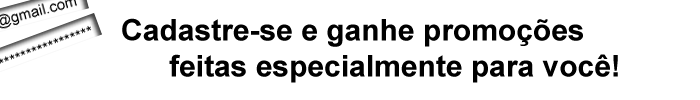
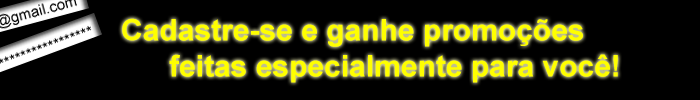
Comparing the layer stacks of the two (700, 100) images. Changes:
showed "Layer 0" over [0, 0, 700, 100]
